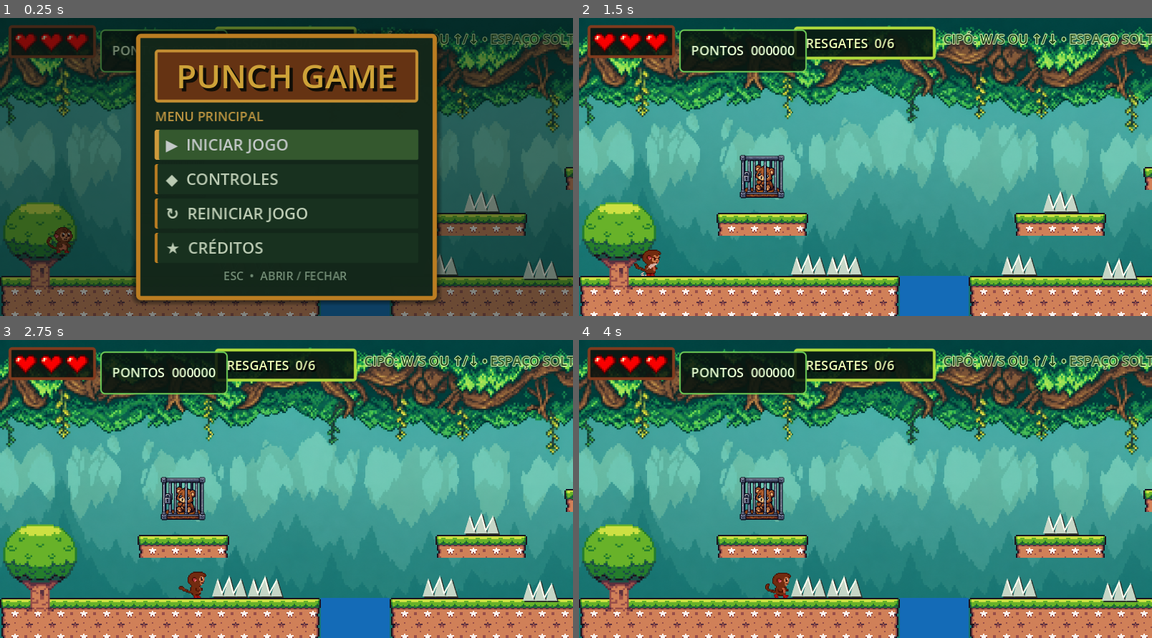
Above: before the commit, frames 1-4 (two rows, left to right).
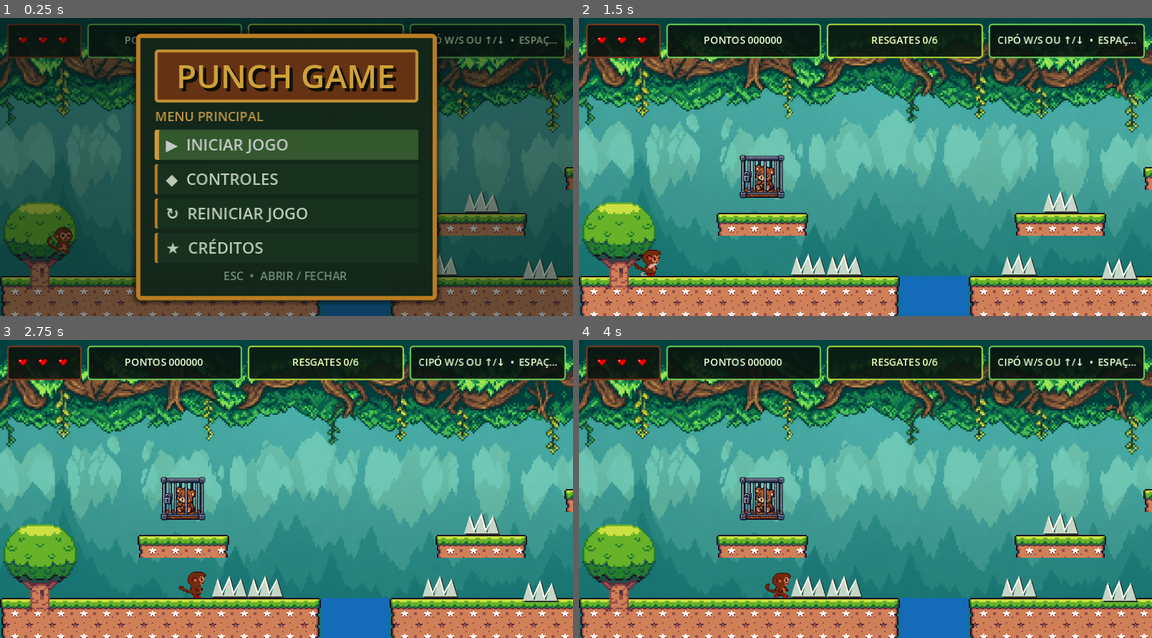
Above: after the commit, the same moments.

Repository: JhosefyRocha/PunchGame
Game: Godot game, scene res://scene/phase_2.tscn
Two runs of this game, one before a commit and one after it. Both use one fixed random seed, a clock stepped at 60 frames per second and the inputs below. This scene is started directly instead of the project's main scene.
Inputs:
- Up to frame 1 (0.25 s): no input
- Up to frame 2 (1.5 s): click "↻ REINICIAR JOGO" at 0.5 s; tap Enter (ui_accept) at 1.25 s; hold D (right) from 1.28 s (still down); tap E (attack) at 1.35 s
- Up to frame 3 (2.75 s): keep holding D (right); tap Space (jump) at 1.52, 2.27 s; tap J (interact) at 2.1 s
- Up to frame 4 (4 s): release D (right) at 2.78 s; hold A (left) 2.78-3.53 s; tap E (attack) at 2.85 s; hold D (right) from 3.53 s (still down); tap J (interact) at 3.6 s; tap Space (jump) at 3.77 s

The runs differ from the first frame. In frame 1, 3.7% of the frame differs, in the area x 1-100%, y 1-19%; in frame 2, 8.5%; in frame 3, 8.5%; in frame 4, 8.5%.

Commit message:
ui(hud): reorganiza indicadores em barra responsiva

Diff:
--- /dev/null
+++ b/entities/gameplay_hud.gd
@@ -0,0 +1,39 @@
+extends CanvasLayer
+
+@export_multiline var tutorial_text := "J RESGATA  •  E ATACA"
+
+@onready var hearts: Array[TextureRect] = [
+	$SafeArea/TopBar/HealthPanel/Padding/Hearts/Heart1,
+	$SafeArea/TopBar/HealthPanel/Padding/Hearts/Heart2,
+	$SafeArea/TopBar/HealthPanel/Padding/Hearts/Heart3,
+]
+@onready var score_label: Label = $SafeArea/TopBar/ScorePanel/Padding/Score
+@onready var rescue_label: Label = $SafeArea/TopBar/RescuePanel/Padding/Rescues
+@onready var tutorial_label: Label = $SafeArea/TopBar/TutorialPanel/Padding/Tutorial
+
+const HEART_FULL := preload("res://sprites/hud/heart_full.png")
+const HEART_EMPTY := preload("res://sprites/hud/heart_empty.png")
+
+
+func _ready() -> void:
+	HealthManager.lives_changed.connect(_on_lives_changed)
+	ScoreManager.score_changed.connect(_on_score_changed)
+	RescueManager.rescue_count_changed.connect(_on_rescue_count_changed)
+
+	tutorial_label.text = tutorial_text
+	_on_lives_changed(HealthManager.current_lives, HealthManager.MAX_LIVES)
+	_on_score_changed(ScoreManager.current_score)
+	_on_rescue_count_changed(RescueManager.get_rescue_count(), RescueManager.TOTAL_ANIMALS)
+
+
+func _on_lives_changed(current: int, _maximum: int) -> void:
+	for index in hearts.size():
+		hearts[index].texture = HEART_FULL if index < current else HEART_EMPTY
+
+
+func _on_score_changed(value: int) -> void:
+	score_label.text = "PONTOS %06d" % value
+
+
+func _on_rescue_count_changed(current: int, total: int) -> void:
+	rescue_label.text = "RESGATES %d/%d" % [current, total]
--- /dev/null
+++ b/entities/gameplay_hud.tscn
@@ -0,0 +1,152 @@
+[gd_scene load_steps=6 format=3]
+
+[ext_resource type="Script" path="res://entities/gameplay_hud.gd" id="1_hud"]
+[ext_resource type="Texture2D" path="res://sprites/hud/heart_full.png" id="2_heart"]
+
+[sub_resource type="StyleBoxFlat" id="StyleHealth"]
+bg_color = Color(0.055, 0.075, 0.055, 0.9)
+border_width_left = 1
+border_width_top = 1
+border_width_right = 1
+border_width_bottom = 1
+border_color = Color(0.5, 0.23, 0.12, 1)
+corner_radius_top_left = 2
+corner_radius_top_right = 2
+corner_radius_bottom_right = 2
+corner_radius_bottom_left = 2
+
+[sub_resource type="StyleBoxFlat" id="StyleGreen"]
+bg_color = Color(0.035, 0.08, 0.055, 0.9)
+border_width_left = 1
+border_width_top = 1
+border_width_right = 1
+border_width_bottom = 1
+border_color = Color(0.44, 0.82, 0.35, 1)
+corner_radius_top_left = 2
+corner_radius_top_right = 2
+corner_radius_bottom_right = 2
+corner_radius_bottom_left = 2
+
+[sub_resource type="StyleBoxFlat" id="StyleObjective"]
+bg_color = Color(0.04, 0.105, 0.065, 0.92)
+border_width_left = 1
+border_width_top = 1
+border_width_right = 1
+border_width_bottom = 1
+border_color = Color(0.69, 0.86, 0.24, 1)
+corner_radius_top_left = 2
+corner_radius_top_right = 2
+corner_radius_bottom_right = 2
+corner_radius_bottom_left = 2
+
+[node name="GameplayHUD" type="CanvasLayer"]
+layer = 7
+script = ExtResource("1_hud")
+
+[node name="SafeArea" type="MarginContainer" parent="."]
+anchors_preset = 10
+anchor_right = 1.0
+offset_bottom = 28.0
+grow_horizontal = 2
+theme_override_constants/margin_left = 5
+theme_override_constants/margin_top = 4
+theme_override_constants/margin_right = 5
+
+[node name="TopBar" type="HBoxContainer" parent="SafeArea"]
+layout_mode = 2
+theme_override_constants/separation = 4
+
+[node name="HealthPanel" type="PanelContainer" parent="SafeArea/TopBar"]
+custom_minimum_size = Vector2(52, 21)
+layout_mode = 2
+theme_override_styles/panel = SubResource("StyleHealth")
+
+[node name="Padding" type="MarginContainer" parent="SafeArea/TopBar/HealthPanel"]
+layout_mode = 2
+theme_override_constants/margin_left = 4
+theme_override_constants/margin_top = 3
+theme_override_constants/margin_right = 4
+theme_override_constants/margin_bottom = 3
+
+[node name="Hearts" type="HBoxContainer" parent="SafeArea/TopBar/HealthPanel/Padding"]
+layout_mode = 2
+theme_override_constants/separation = 2
+
+[node name="Heart1" type="TextureRect" parent="SafeArea/TopBar/HealthPanel/Padding/Hearts"]
+custom_minimum_size = Vector2(12, 12)
+layout_mode = 2
+texture = ExtResource("2_heart")
+expand_mode = 1
+stretch_mode = 5
+
+[node name="Heart2" type="TextureRect" parent="SafeArea/TopBar/HealthPanel/Padding/Hearts"]
+custom_minimum_size = Vector2(12, 12)
+layout_mode = 2
+texture = ExtResource("2_heart")
+expand_mode = 1
+stretch_mode = 5
+
+[node name="Heart3" type="TextureRect" parent="SafeArea/TopBar/HealthPanel/Padding/Hearts"]
+custom_minimum_size = Vector2(12, 12)
+layout_mode = 2
+texture = ExtResource("2_heart")
+expand_mode = 1
+stretch_mode = 5
+
+[node name="ScorePanel" type="PanelContainer" parent="SafeArea/TopBar"]
+custom_minimum_size = Vector2(75, 21)
+layout_mode = 2
+size_flags_horizontal = 3
+theme_override_styles/panel = SubResource("StyleGreen")
+
+[node name="Padding" type="MarginContainer" parent="SafeArea/TopBar/ScorePanel"]
+layout_mode = 2
+theme_override_constants/margin_left = 4
+theme_override_constants/margin_right = 4
+
+[node name="Score" type="Label" parent="SafeArea/TopBar/ScorePanel/Padding"]
+layout_mode = 2
+theme_override_colors/font_color = Color(0.91, 1, 0.83, 1)
+theme_override_font_sizes/font_size = 7
+text = "PONTOS 000000"
+horizontal_alignment = 1
+vertical_alignment = 1
+
+[node name="RescuePanel" type="PanelContainer" parent="SafeArea/TopBar"]
+custom_minimum_size = Vector2(78, 21)
+layout_mode = 2
+size_flags_horizontal = 3
+theme_override_styles/panel = SubResource("StyleObjective")
+
+[node name="Padding" type="MarginContainer" parent="SafeArea/TopBar/RescuePanel"]
+layout_mode = 2
+theme_override_constants/margin_left = 4
+theme_override_constants/margin_right = 4
+
+[node name="Rescues" type="Label" parent="SafeArea/TopBar/RescuePanel/Padding"]
+layout_mode = 2
+theme_override_colors/font_color = Color(0.94, 1, 0.72, 1)
+theme_override_font_sizes/font_size = 7
+text = "RESGATES 0/6"
+horizontal_alignment = 1
+vertical_alignment = 1
+
+[node name="TutorialPanel" type="PanelContainer" parent="SafeArea/TopBar"]
+custom_minimum_size = Vector2(102, 21)
+layout_mode = 2
+size_flags_horizontal = 3
+theme_override_styles/panel = SubResource("StyleGreen")
+
+[node name="Padding" type="MarginContainer" parent="SafeArea/TopBar/TutorialPanel"]
+layout_mode = 2
+theme_override_constants/margin_left = 4
+theme_override_constants/margin_right = 4
+
+[node name="Tutorial" type="Label" parent="SafeArea/TopBar/TutorialPanel/Padding"]
+layout_mode = 2
+theme_override_colors/font_color = Color(0.91, 1, 0.83, 1)
+theme_override_font_sizes/font_size = 7
+text = "J RESGATA • E ATACA"
+horizontal_alignment = 1
+vertical_alignment = 1
+text_overrun_behavior = 3
--- a/scene/phase_2.tscn
+++ b/scene/phase_2.tscn
@@ -10,14 +10,12 @@
 [ext_resource type="Texture2D" uid="uid://dqdtuvtsnj2re" path="res://sprites/Seasonal Tilesets/Seasonal Tilesets/1 - Grassland/Grassland_entities (16 x 16).png" id="8_decor"]
 [ext_resource type="PackedScene" path="res://entities/phase_transition.tscn" id="9_transition"]
 [ext_resource type="PackedScene" path="res://entities/rescue_cage.tscn" id="10_cage"]
-[ext_resource type="PackedScene" path="res://entities/rescue_hud.tscn" id="11_hud"]
+[ext_resource type="PackedScene" path="res://entities/gameplay_hud.tscn" id="11_hud"]
 [ext_resource type="PackedScene" path="res://entities/final_animal_goal.tscn" id="12_goal"]
 [ext_resource type="PackedScene" path="res://entities/game_complete_menu.tscn" id="13_complete"]
-[ext_resource type="PackedScene" path="res://entities/health_hud.tscn" id="14_health"]
 [ext_resource type="PackedScene" path="res://entities/lumberjack.tscn" id="15_logger"]
 [ext_resource type="PackedScene" path="res://entities/fruit.tscn" id="16_fruit"]
 [ext_resource type="PackedScene" path="res://entities/checkpoint.tscn" id="17_checkpoint"]
-[ext_resource type="PackedScene" path="res://entities/score_hud.tscn" id="18_score"]
 
 [node name="Phase2" type="Node2D" unique_id=1082971088]
 
@@ -191,29 +189,11 @@
 position = Vector2(1211, 151)
 scale = Vector2(0.88, 0.88)
 
-[node name="VineHint" type="CanvasLayer" parent="." unique_id=1235515358]
-layer = 5
-
-[node name="Label" type="Label" parent="VineHint" unique_id=2063785796]
-offset_left = 254.0
-offset_top = 8.0
-offset_right = 393.0
-offset_bottom = 29.0
-theme_override_colors/font_color = Color(0.12, 0.28, 0.1, 1)
-theme_override_colors/font_outline_color = Color(0.91, 1, 0.72, 1)
-theme_override_constants/outline_size = 2
-theme_override_font_sizes/font_size = 9
-text = "CIPÓ: W/S OU ↑/↓ • ESPAÇO SOLTA"
-horizontal_alignment = 2
-
 [node name="GameMenu" parent="." unique_id=44998665 instance=ExtResource("2_menu")]
 visible = false
 
-[node name="RescueHUD" parent="." unique_id=675142284 instance=ExtResource("11_hud")]
-
-[node name="HealthHUD" parent="." instance=ExtResource("14_health")]
-
-[node name="ScoreHUD" parent="." instance=ExtResource("18_score")]
+[node name="GameplayHUD" parent="." unique_id=675142284 instance=ExtResource("11_hud")]
+tutorial_text = "CIPÓ W/S OU ↑/↓  •  ESPAÇO SOLTA"
 
 [node name="GameCompleteMenu" parent="." unique_id=1770381865 instance=ExtResource("13_complete")]
 
Not shown, added: entities/gameplay_hud.gd.uid
